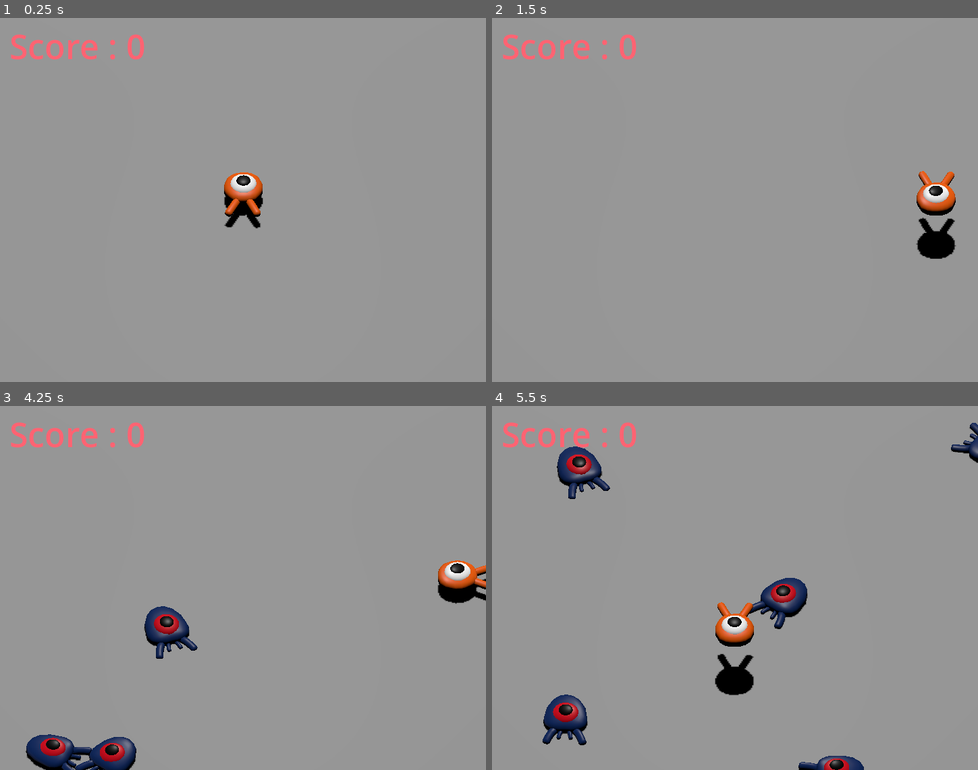
Above: before the commit, frames 1-4 (two rows, left to right).
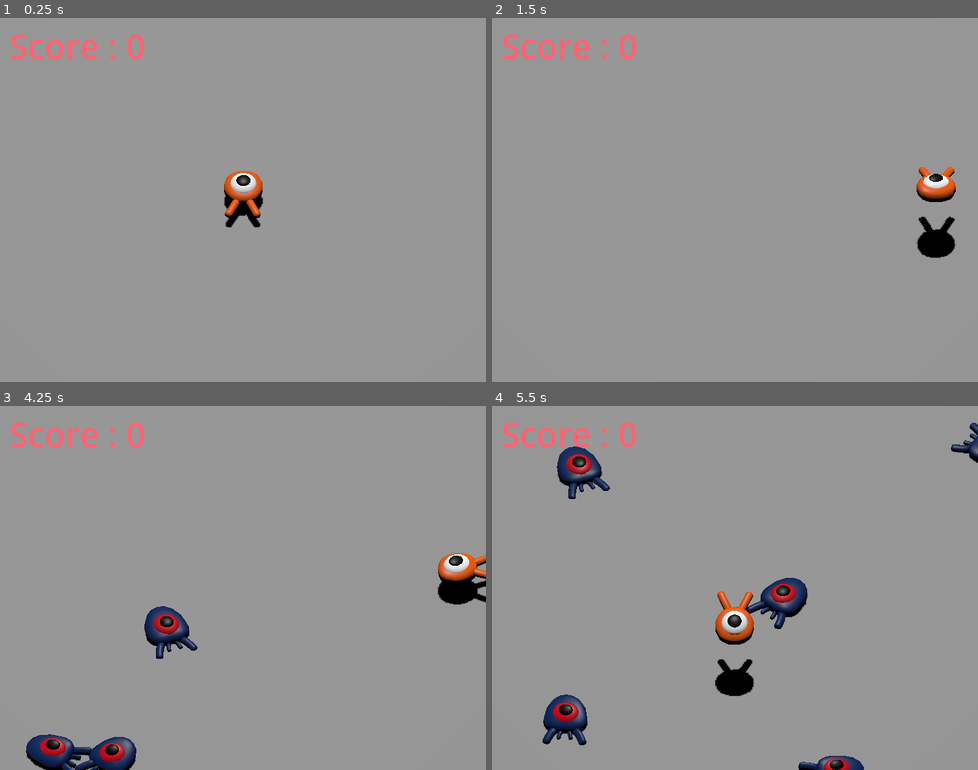
Above: after the commit, the same moments.

Repository: JetnipitKaewsup/Computer-Game-Developement-673380299-1-
Game: Godot game, scene res://scene/main.tscn
The game is run twice, just before and just after one commit, with the same random seed, the same clock (stepped at 60 frames per second) and the same inputs.
Inputs:
- Up to frame 1 (0.25 s): no input
- Up to frame 2 (1.5 s): tap Enter (ui_accept) at 0.5 s; hold Right (move_right) 0.53-1.28 s; tap Space (jump) at 0.6, 0.77, 1.07, 1.35 s; hold Down (move_back) from 1.28 s (still down)
- Up to frame 3 (4.25 s): tap Space (jump) at 1.52, 1.82, 2.1, 2.85, 3.02, 3.32, 3.6, 3.77, 4.07 s; release Down (move_back) at 2.03 s; hold Right (move_right) 2.03-2.78 s; hold Up (move_forward) 2.78-3.53 s; hold Left (move_left) from 3.53 s (still down)
- Up to frame 4 (5.5 s): tap Space (jump) at 4.35, 4.52, 4.82, 5.1 s; release Left (move_left) at 5.03 s; hold Down (move_back) from 5.03 s (still down)

The runs differ from the first frame. In frame 1, 0.2% of the frame differs, in the area x 46-55%, y 42-58%; in frame 2, 1.0%, in the area x 87-96%, y 40-67%; in frame 3, 0.9%; in frame 4, 1.0%.

Commit message:
import characters

Diff:
--- a/scene/player.tscn
+++ b/scene/player.tscn
@@ -10,6 +10,68 @@
 height = 0.27333
 radius = 1.10889
 
+[sub_resource type="Animation" id="Animation_hjaqi"]
+resource_name = "float"
+length = 1.2
+tracks/0/type = "value"
+tracks/0/imported = false
+tracks/0/enabled = true
+tracks/0/path = NodePath("Pivot/character:position")
+tracks/0/interp = 1
+tracks/0/loop_wrap = true
+tracks/0/keys = {
+"times": PackedFloat32Array(0.3),
+"transitions": PackedFloat32Array(1),
+"update": 0,
+"values": [Vector3(0, 0, 0)]
+}
+tracks/1/type = "value"
+tracks/1/imported = false
+tracks/1/enabled = true
+tracks/1/path = NodePath("Pivot/character:rotation")
+tracks/1/interp = 1
+tracks/1/loop_wrap = true
+tracks/1/keys = {
+"times": PackedFloat32Array(0.1),
+"transitions": PackedFloat32Array(1),
+"update": 0,
+"values": [Vector3(0, 0, 0)]
+}
+
+[sub_resource type="Animation" id="Animation_fvtld"]
+length = 1.2
+loop_mode = 1
+tracks/0/type = "value"
+tracks/0/imported = false
+tracks/0/enabled = true
+tracks/0/path = NodePath("Pivot/character:position")
+tracks/0/interp = 1
+tracks/0/loop_wrap = true
+tracks/0/keys = {
+"times": PackedFloat32Array(0.3, 0.7, 1.2),
+"transitions": PackedFloat32Array(0.42, 2.07, 1),
+"update": 0,
+"values": [Vector3(0, 0, 0), Vector3(0, 0.65, 0), Vector3(0, 0.35, 0)]
+}
+tracks/1/type = "value"
+tracks/1/imported = false
+tracks/1/enabled = true
+tracks/1/path = NodePath("Pivot/character:rotation")
+tracks/1/interp = 1
+tracks/1/loop_wrap = true
+tracks/1/keys = {
+"times": PackedFloat32Array(0.1, 0.5, 1.2),
+"transitions": PackedFloat32Array(0.42, 0.42, 1),
+"update": 0,
+"values": [Vector3(0, 0, 0), Vector3(0.139626, 0, 0), Vector3(-0.15708, 0, 0)]
+}
+
+[sub_resource type="AnimationLibrary" id="AnimationLibrary_ct4mp"]
+_data = {
+&"RESET": SubResource("Animation_fvtld"),
+&"float": SubResource("Animation_hjaqi")
+}
+
 [node name="Player" type="CharacterBody3D"]
 collision_mask = 6
 script = ExtResource("1_hjaqi")
@@ -17,13 +79,14 @@
 [node name="Pivot" type="Node3D" parent="."]
 
 [node name="character" parent="Pivot" instance=ExtResource("1_xo3ru")]
+transform = Transform3D(1, 0, 0, 0, 0.987688, 0.156434, 0, -0.156434, 0.987688, 0, 0.35, 0)
 
 [node name="CollisionShape3D" type="CollisionShape3D" parent="."]
 transform = Transform3D(1, 0, 0, 0, 1, 0, 0, 0, 1, 0, -0.0132552, 0)
 shape = SubResource("SphereShape3D_hjaqi")
 
 [node name="MobDetector" type="Area3D" parent="."]
-transform = Transform3D(1, 0, 0, 0, 1, 0, 0, 0, 1, 0.0409021, -0.831675, 0.0272682)
+transform = Transform3D(1, 0, 0, 0, 1, 0, 0, 0, 1, 0.0409021, -0.470509, 0.0272682)
 collision_layer = 0
 collision_mask = 2
 monitorable = false
@@ -32,4 +95,10 @@
 transform = Transform3D(1, 0, 0, 0, 1, 0, 0, 0, 1, -0.000594199, 0.440786, 0.0195181)
 shape = SubResource("CylinderShape3D_hjaqi")
 
+[node name="AnimationPlayer" type="AnimationPlayer" parent="."]
+libraries = {
+&"": SubResource("AnimationLibrary_ct4mp")
+}
+autoplay = "RESET"
+
 [connection signal="body_entered" from="MobDetector" to="." method="_on_mob_detector_body_entered"]
--- a/script/player.gd
+++ b/script/player.gd
@@ -62,6 +62,9 @@
 		direction = direction.normalized()
 		# Setting the basis property will affect the rotation of the node.
 		$Pivot.basis = Basis.looking_at(direction)
+		$AnimationPlayer.speed_scale = 4
+	else:
+		$AnimationPlayer.speed_scale = 1
 	# Ground Velocity
 	target_velocity.x = direction.x * speed
 	target_velocity.z = direction.z * speed
@@ -73,7 +76,7 @@
 	# Moving the Character
 	velocity = target_velocity
 	move_and_slide()
-
+	$Pivot.rotation.x = PI / 6 * velocity.y / jump_impulse
 
 # And this function at the bottom.
 func die():
Binary file added: character/enemies/Wolf.glb
Not shown, added: character/enemies/Wolf.glb.import
Binary file added: character/player/Sheep.glb
Not shown, added: character/player/Sheep.glb.import
Not shown: 1 places in scene/player.tscn that only renumber resources
